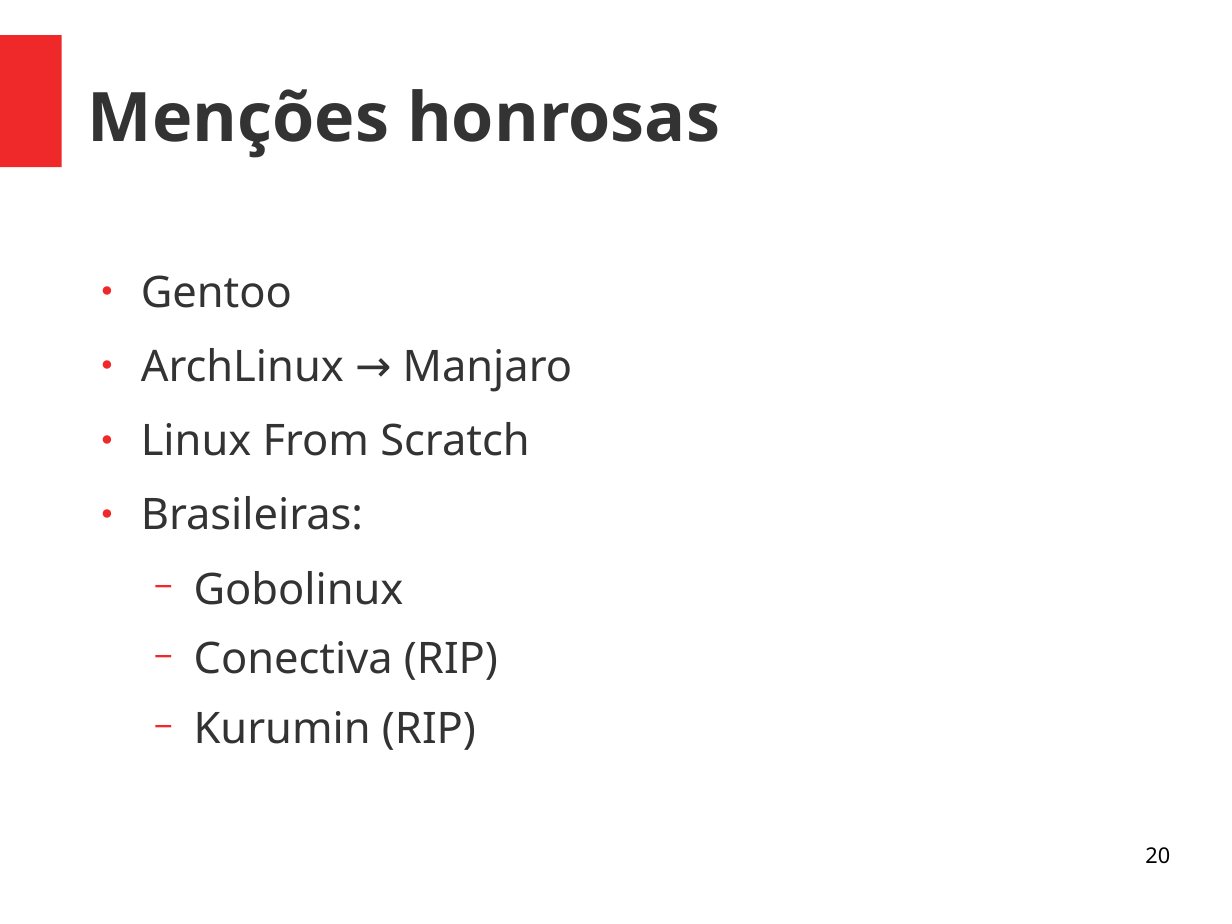
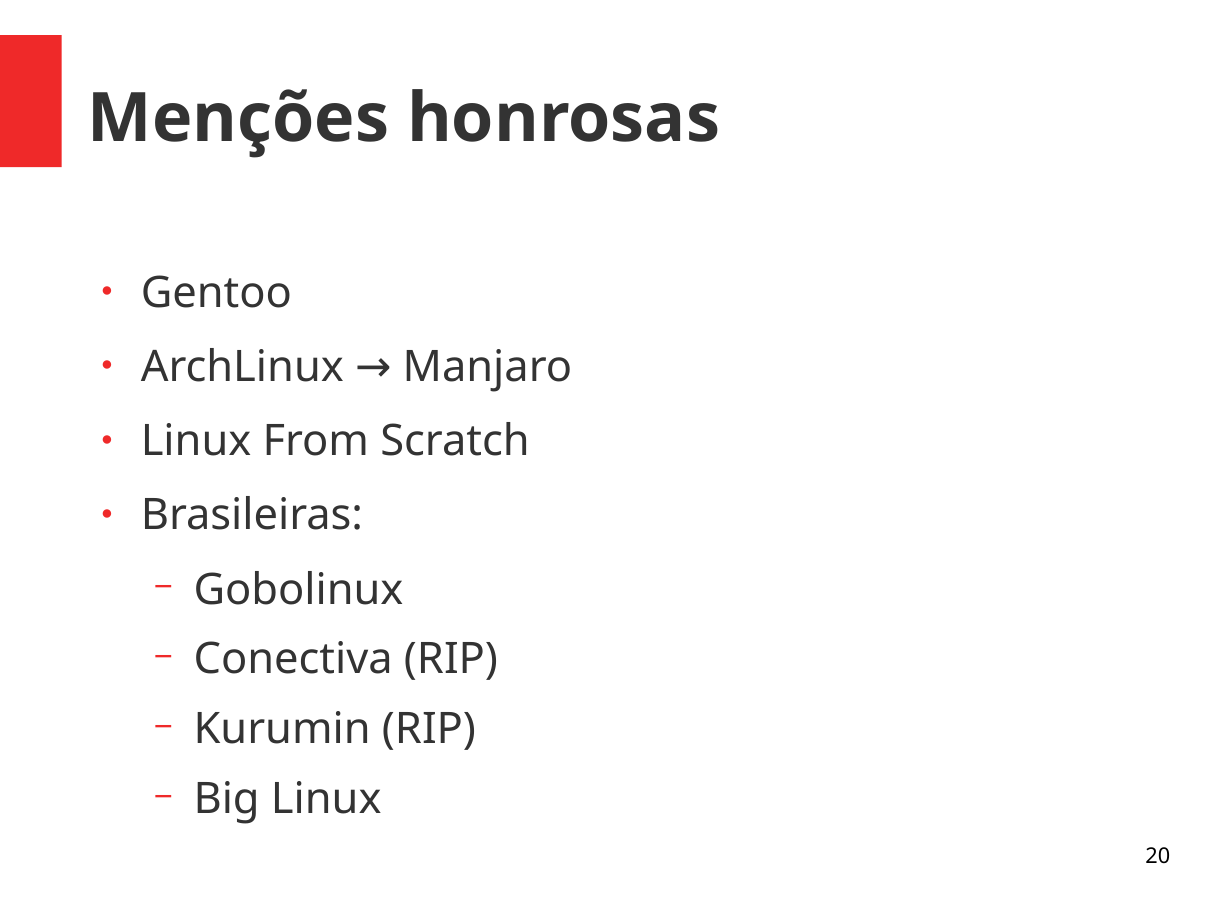
Before and after one commit to viniciusalveshax/aulas, a slide deck: slide 20 of adm-seg-redes/02-linux/aula2-linux1-teoria.odp. Drawn at 1232x924 pixels with LibreOffice and Linux fonts; fonts in the diff are those of the drawing. Boxes give left, top, right and bottom in pixels: in the first picture for what was removed or moved away, otherwise in the second. Text is boxed around its words. In the diff, an @@ line names an element or a change of style, - is before the commit and + after.

```diff
--- a/adm-seg-redes/02-linux/aula2-linux1-teoria.odp
+++ b/adm-seg-redes/02-linux/aula2-linux1-teoria.odp
@@ text at bbox=[194, 781, 382, 824]: paragraph added @@
+  − Big Linux
```
Also in this commit, not shown: 2 other slides changed, 3 other files.
